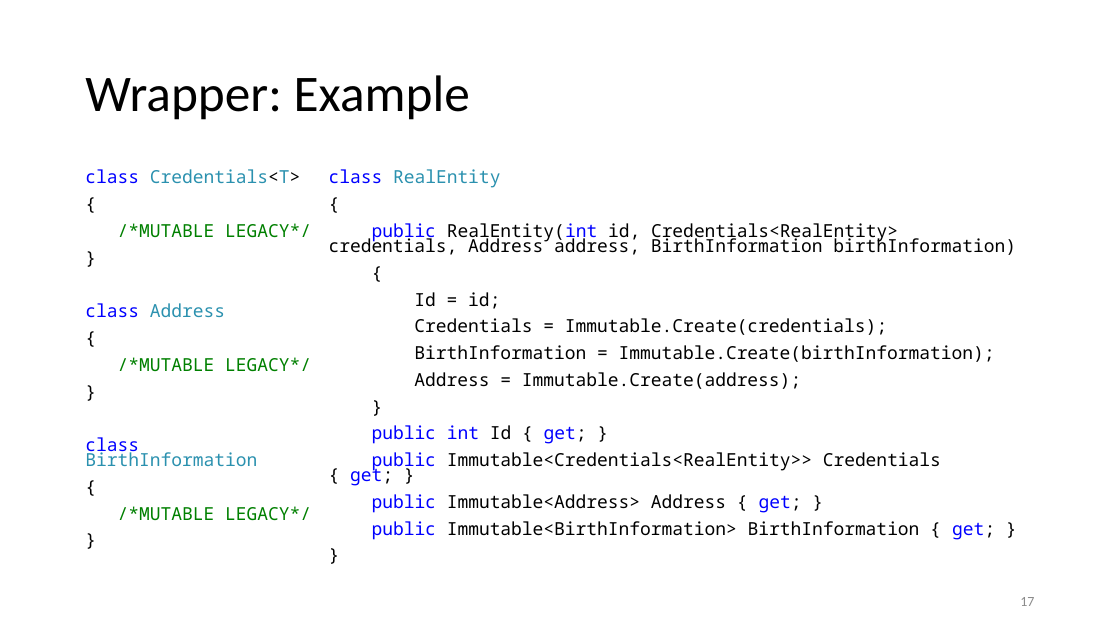
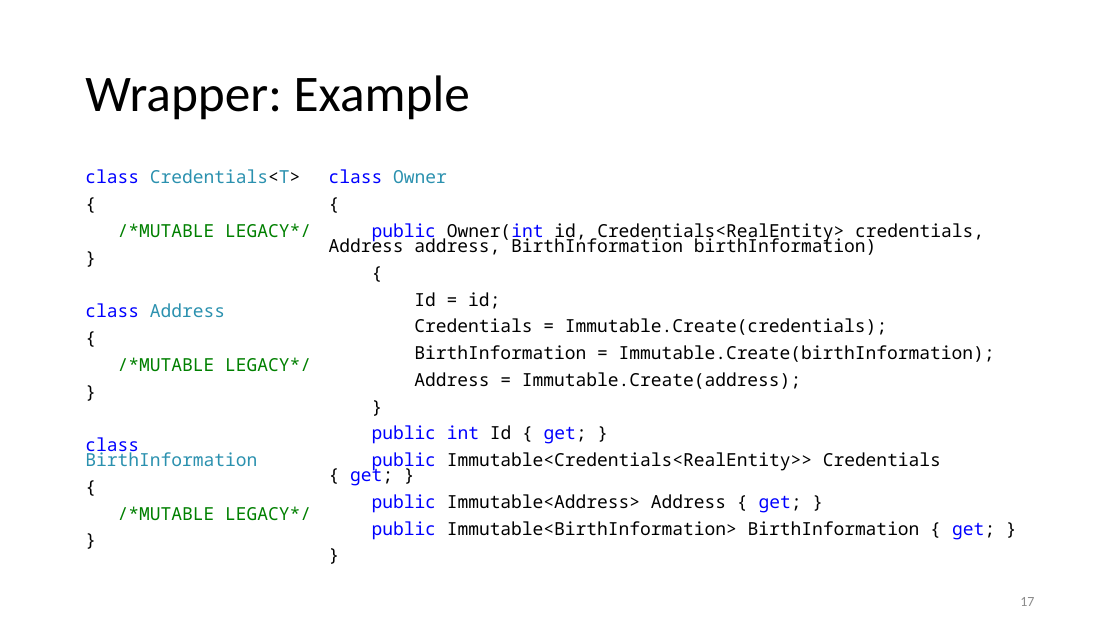
Before and after one commit to kugushev/presentations, a slide deck: slide 17 of Presentation.pptx. Drawn at 1120x630 pixels with LibreOffice and Linux fonts; fonts in the diff are those of the drawing. Boxes give left, top, right and bottom in pixels: in the first picture for what was removed or moved away, otherwise in the second. Text is boxed around its words. In the diff, an @@ line names an element or a change of style, - is before the commit and + after.

```diff
--- a/Presentation.pptx
+++ b/Presentation.pptx
@@ text at [329,169,447,184]: text changed; text colour #2B91AF to #0000FF @@
-class RealEntity
+class Owner
@@ text at [329,223,984,255]: text changed @@
-public RealEntity(int id, Credentials<RealEntity> credentials, Address address, BirthInformation birthInformation)
+public Owner(int id, Credentials<RealEntity> credentials, Address address, BirthInformation birthInformation)
```
Also in this commit, not shown: 14 other slides changed, 17 other files.
